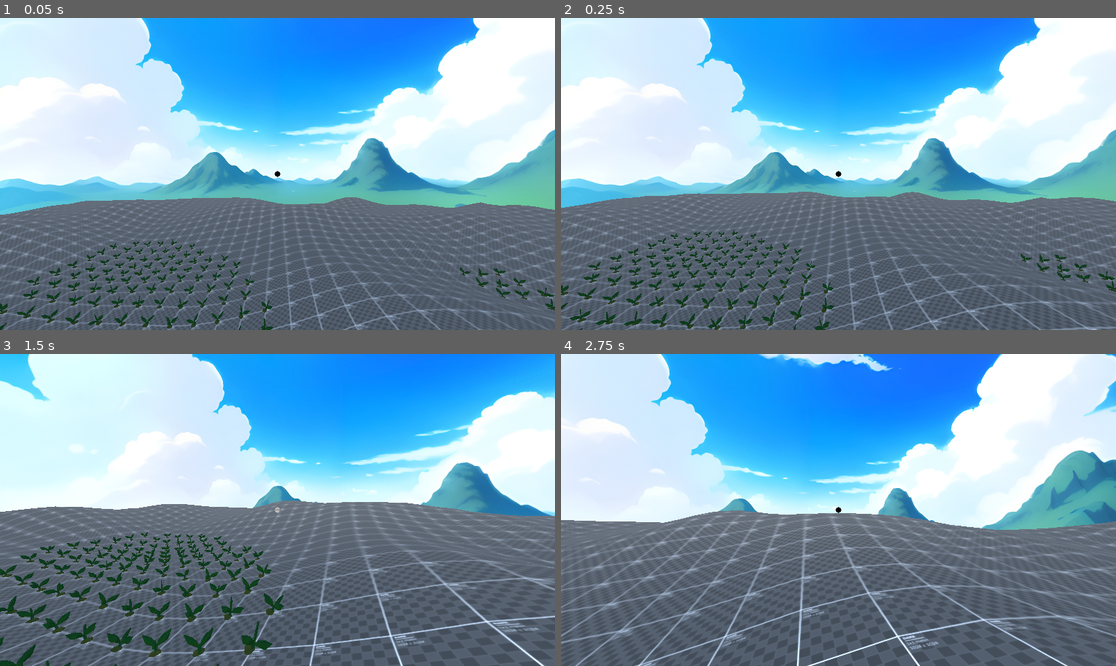
Above: before the commit, frames 1-4 (two rows, left to right).
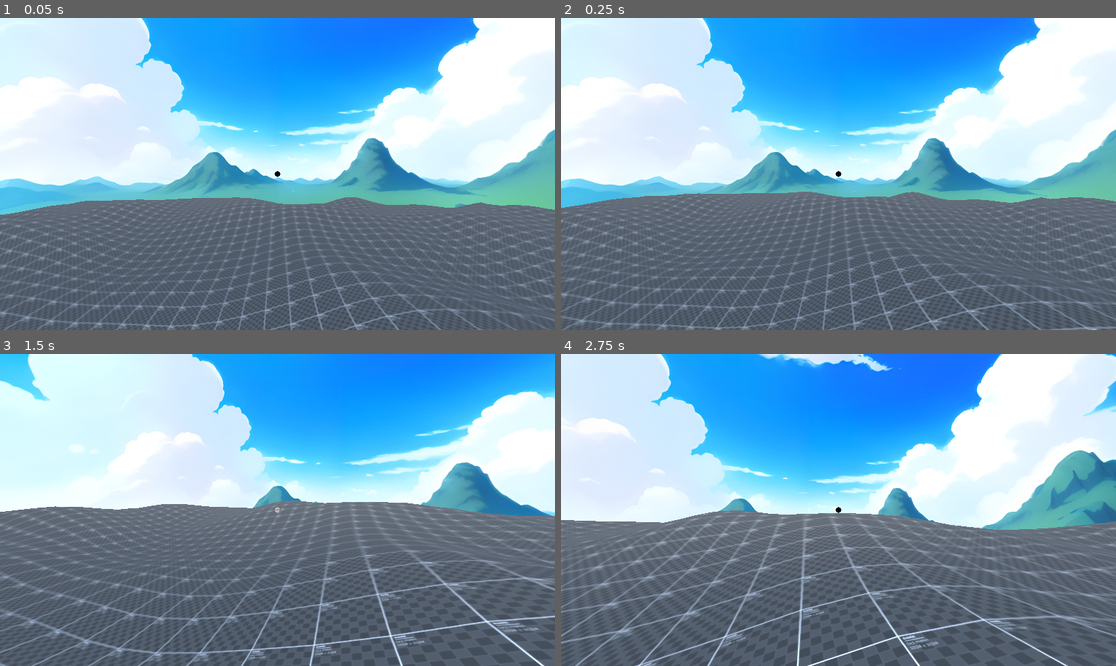
Above: after the commit, the same moments.

Repository: dairycultist/New-Hand-in-Mootown
Game: Godot game, scene res://world.tscn
Same seed, same stepped clock (60 frames per second), same inputs: the game is played once before the commit and once after it.
Inputs (mouse positions are in pixels of both pictures, inside the frame that each line leads up to):
- Up to frame 1 (0.05 s): no input
- Up to frame 2 (0.25 s): no input
- Up to frame 3 (1.5 s): tap Enter (ui_accept) at 0.5, 0.77 s; move the mouse to (305, 510) at 0.52 s; hold E (interact) 0.53-1.28 s; hold W (walk_up) from 0.53 s (still down); move the mouse to (249, 510) at 1.27 s; tap E (interact) at 1.35 s
- Up to frame 4 (2.75 s): keep holding W (walk_up); tap Enter (ui_accept) at 1.52 s; move the mouse to (849, 503) at 2.02 s; hold E (interact) from 2.03 s (still down)

The runs differ from the first frame. In frame 1, 1.9% of the frame differs, in the area x 0-100%, y 70-100%; in frame 2, 2.3%; in frame 3, 4.0%, in the area x 0-52%, y 57-100%; in frame 4, nothing differs.

Commit message:
Preliminary crop planting

Diff:
--- a/player_controller.gd
+++ b/player_controller.gd
@@ -1,4 +1,6 @@
 extends CharacterBody3D
+
+var CARROT := preload("res://crop/carrot.tscn")
 
 @export_group("GUI")
 @export var crosshair : CanvasItem
@@ -15,7 +17,10 @@
 
 var camera_pitch := 0.0
 var held : RigidBody3D
+
 var looking_holdable : RigidBody3D
+var looking_position : Vector3
+var looking_name : String
 
 func _ready() -> void:
 	Input.set_mouse_mode(Input.MOUSE_MODE_CAPTURED)
@@ -27,10 +32,19 @@
 		PhysicsRayQueryParameters3D.create(camera.global_position, hold_anchor.global_position)
 	)
 
-	if ray_result.has("collider") and ray_result.collider is RigidBody3D:
-		looking_holdable = ray_result.collider
+	if ray_result.has("collider"):
+
+		looking_position = ray_result.position
+		looking_name = ray_result.collider.name
+
+		if ray_result.collider is RigidBody3D:
+			looking_holdable = ray_result.collider
+		else:
+			looking_holdable = null
+
 	else:
 		looking_holdable = null
+		looking_name = ""
 
 	crosshair.material.set(
 		"shader_parameter/size",
@@ -75,8 +89,15 @@
 	if (event.is_action_pressed("interact")):
 
 		if looking_holdable:
+
 			held = looking_holdable
 			held.linear_damp = 10
+
+		elif looking_name != "":
+
+			var carrot := CARROT.instantiate()
+			get_node("/root/World").add_child(carrot)
+			carrot.position = looking_position
 
 	if (event.is_action_released("interact")):
 
--- a/terrain.gd
+++ b/terrain.gd
@@ -1,6 +1,4 @@
 extends StaticBody3D
-
-var CARROT := preload("res://crop/carrot.tscn")
 
 @export var SIZE := 128
 @export var MAX_HEIGHT := 4
@@ -36,12 +34,6 @@
 			uvs.append(Vector2(x, z))
 
 			height_map.append(height)
-
-			# debug place carrots
-			if height < 0.8:
-				var carrot := CARROT.instantiate()
-				add_child(carrot)
-				carrot.position = Vector3(x - half_size, height, z - half_size)
 
 	# upper bound inclusivity is so annoying
 	for z in SIZE - 1:
--- a/world.tscn
+++ b/world.tscn
@@ -1,10 +1,11 @@
-[gd_scene load_steps=13 format=3 uid="uid://ids5d4hu0cvp"]
+[gd_scene load_steps=15 format=3 uid="uid://ids5d4hu0cvp"]
 
 [ext_resource type="Script" uid="uid://cho1b2afucinu" path="res://player_controller.gd" id="1_fj7yv"]
 [ext_resource type="Script" uid="uid://c8isjemgcwtr4" path="res://terrain.gd" id="2_gbfbk"]
 [ext_resource type="Material" uid="uid://qlv7l76vqd6d" path="res://debug.tres" id="3_gbfbk"]
 [ext_resource type="Shader" uid="uid://jssol36neqch" path="res://crosshair.gdshader" id="4_aqk2v"]
 [ext_resource type="Texture2D" uid="uid://b66rif0rccsgv" path="res://clouds_anime_6k.jpg" id="5_036b0"]
+[ext_resource type="ArrayMesh" uid="uid://nvpxbftiu2l1" path="res://crop/dirt_patch.obj" id="6_dwbse"]
 
 [sub_resource type="CapsuleShape3D" id="CapsuleShape3D_gv5m4"]
 
@@ -29,6 +30,9 @@
 [sub_resource type="Environment" id="Environment_gbfbk"]
 background_mode = 2
 sky = SubResource("Sky_pkg7o")
+
+[sub_resource type="SphereShape3D" id="SphereShape3D_pkg7o"]
+radius = 0.237511
 
 [node name="World" type="Node3D"]
 
@@ -80,3 +84,12 @@
 
 [node name="WorldEnvironment" type="WorldEnvironment" parent="."]
 environment = SubResource("Environment_gbfbk")
+
+[node name="DirtPatch" type="StaticBody3D" parent="."]
+
+[node name="Collider" type="CollisionShape3D" parent="DirtPatch"]
+shape = SubResource("SphereShape3D_pkg7o")
+
+[node name="Mesh" type="MeshInstance3D" parent="DirtPatch"]
+transform = Transform3D(0.2, 0, 0, 0, 0.2, 0, 0, 0, 0.2, 0, 0, 0)
+mesh = ExtResource("6_dwbse")
Not shown, added: crop/dirt_patch.mtl
Not shown, added: crop/dirt_patch.obj
Not shown, added: crop/dirt_patch.obj.import
